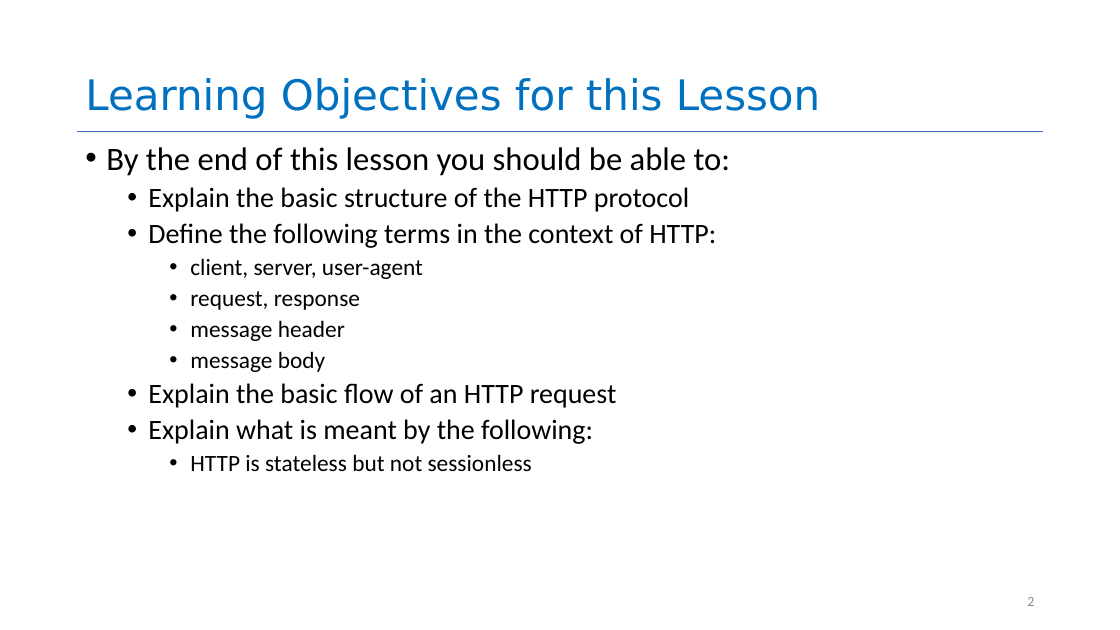
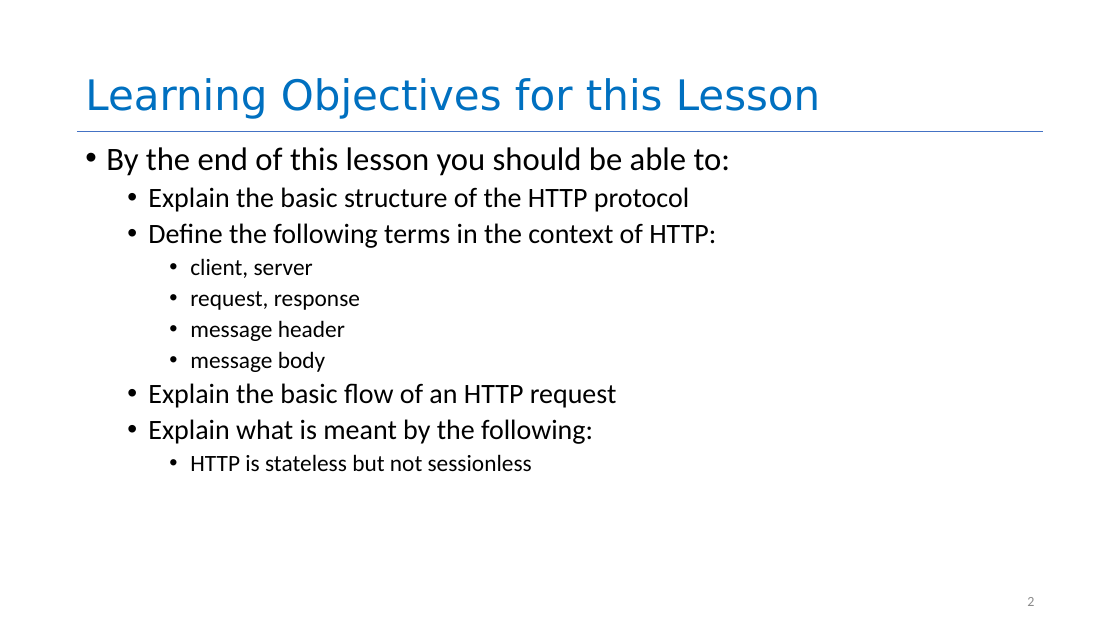
Before and after one commit to neu-se/CS4530-CS5500-Spring-2021, a slide deck: slide 2 of Slides/Lesson 3.2 HTTP Basics.pptx. Drawn at 1120x630 pixels with LibreOffice and Linux fonts; fonts in the diff are those of the drawing. Boxes give left, top, right and bottom in pixels: in the first picture for what was removed or moved away, otherwise in the second. Text is boxed around its words. In the diff, an @@ line names an element or a change of style, - is before the commit and + after.

```diff
--- a/Slides/Lesson 3.2 HTTP Basics.pptx
+++ b/Slides/Lesson 3.2 HTTP Basics.pptx
@@ text at <box>190,258,313,278</box>: text changed @@
-    • client, server, user-agent
+    • client, server
```
Also in this commit, not shown: 8 other slides changed, 1 other file.
